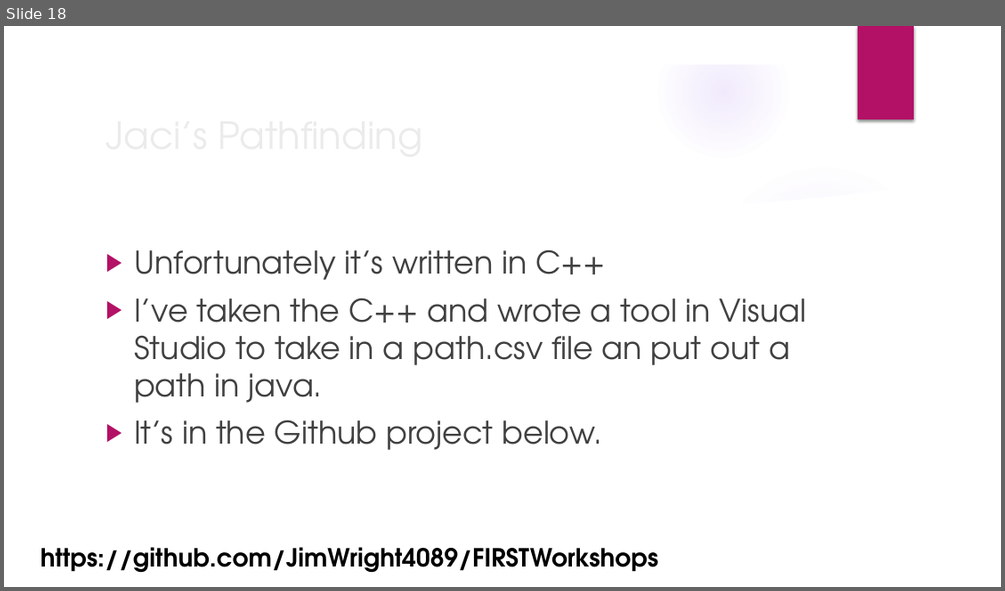
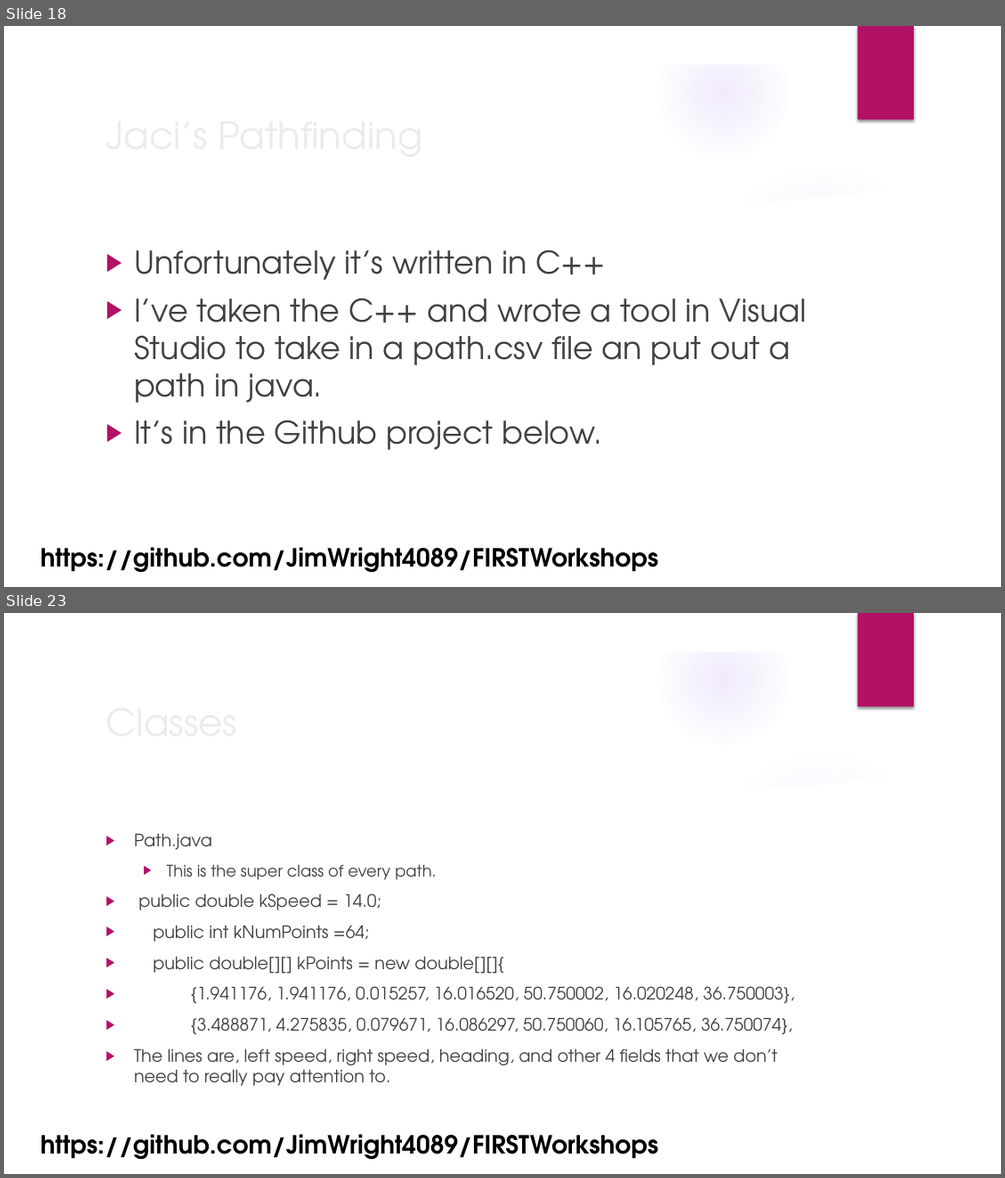
Before and after one commit to JimWright4089/FIRSTWorkshops, a slide deck: FTC/2018/Advanced FTC Code.pptx. Shown one above the other, each under a label of ours: slide 18 before the commit, slides 18 and 23 after it; the slides between them are not shown. The pictures are 1005x591 and 1005x1178 pixels, drawn with LibreOffice and Linux fonts; fonts in the diff are those of the drawing; background and template pictures are left out. Boxes give left, top, right and bottom in pixels: in the first picture for what was removed or moved away, otherwise in the second. Text is boxed around its words. In the diff, an @@ line names an element or a change of style, - is before the commit and + after.

```diff
--- a/FTC/2018/Advanced FTC Code.pptx
+++ b/FTC/2018/Advanced FTC Code.pptx
@@ slide 23 added at [4, 613, 1001, 1174], background picture (left out); not listed: 9 template elements that a slide beside it also shows @@
@@ title added at [98, 692, 815, 750], 36 pt, text #EBEBEB @@
+Classes
@@ text added at [134, 833, 794, 1086], 16.5 pt, text #404040 @@
+▶ Path.java
+  ▶ This is the super class of every path.
+▶ public double kSpeed = 14.0;
+▶ public int kNumPoints =64;
+▶ public double[][] kPoints = new double[][]{
+▶ {1.941176, 1.941176, 0.015257, 16.016520, 50.750002, 16.020248, 36.750003},
+▶ {3.488871, 4.275835, 0.079671, 16.086297, 50.750060, 16.105765, 36.750074},
+▶ The lines are, left speed, right speed, heading, and other 4 fields that we don’t need to really pay attention to.
@@ text added at [40, 1134, 658, 1159], 24 pt, text #000000, bold @@
+https://github.com/JimWright4089/FIRSTWorkshops
```
Also in this commit, not shown: 2 slides changed, 7 other slides added.
